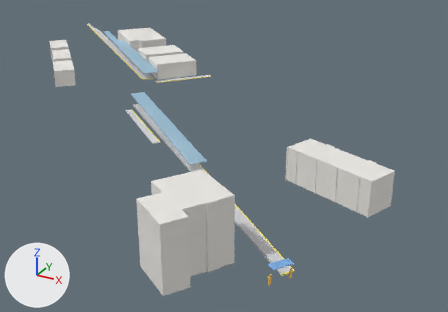
The glTF model bern-research/stations/models/8507096-papiermuehle.glb: old version first, new version second.
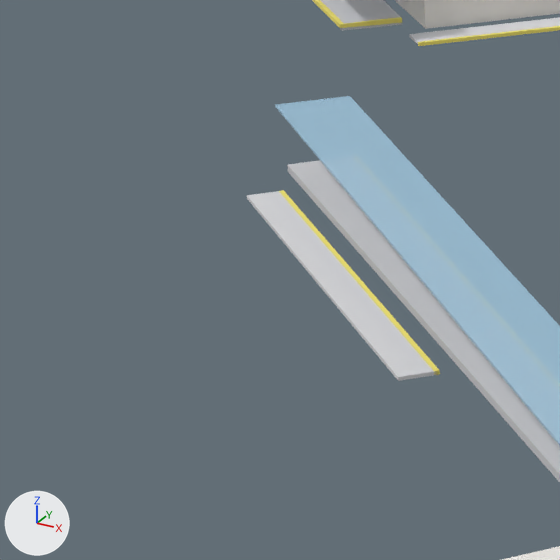
The first picture shows the older version from a 50 mm camera at (151.0, -204.0, 80.0) aimed at (40.0, -3.0, -20.0). The close-ups show the older and then the newer version on the part from 18% to 41% of the width and 24% to 57% of the height of that picture. Only the edits that show in the close-ups are written down. Arrows for +X, +Y and +Z are at lower left; the lights stay in place. Vertices at exactly the same position are counted once.

In view in the first close-up: 'boarding_edge@0', 'building_part@x', 'platform_body@0', 'platform_surface@0', 'roof@0'.
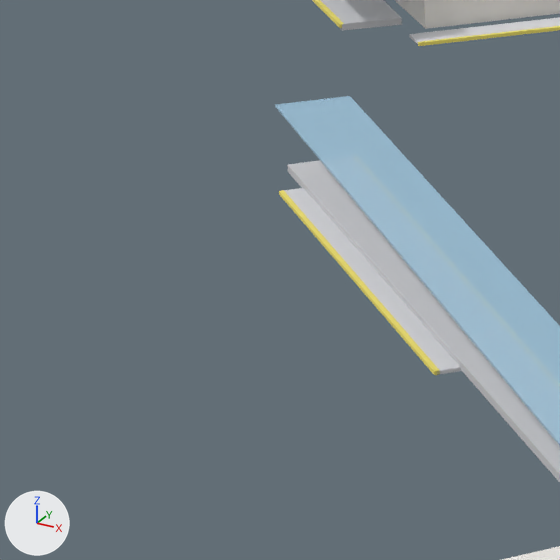
What changed in the scene script:
```text
Change me_platform_body_0:
    used by ob_platform_body_0; location = (0.0, 0.0, 0.0)
    remove me_platform_body_0.from_pydata(...)  # 16 vertices, 24 faces; spans x -4.8..37.0, y -44.9..34.6, z -0.6..0.0
    add me_platform_body_0.from_pydata(...)  # 16 vertices, 24 faces; spans x -4.8..38.5, y -42.9..34.6, z -0.6..0.0
    me_platform_body_0 part 1: the loose piece of 8 vertices spanning x 6.8..37.0, y -44.9..-20.4, z -0.6..-0.4 is moved by (1.5, 2.0, 0.0)
```

Boxes (x1, y1, x2, y2) around the edits, measured in the close-ups (560 x 560 px; the box of a moved part takes in the faces that stretch with it):
'platform_body@0', reshaped: before (247, 17, 560, 381); after (284, 17, 560, 374)
part 1 of me_platform_body_0, moved or reshaped: before (247, 191, 436, 381); after (284, 188, 462, 374)
